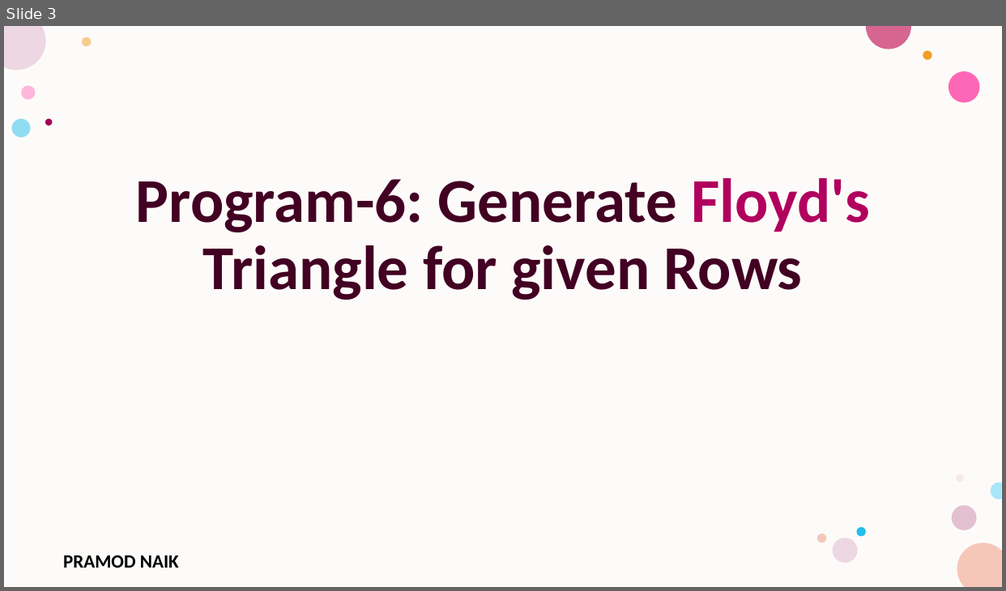
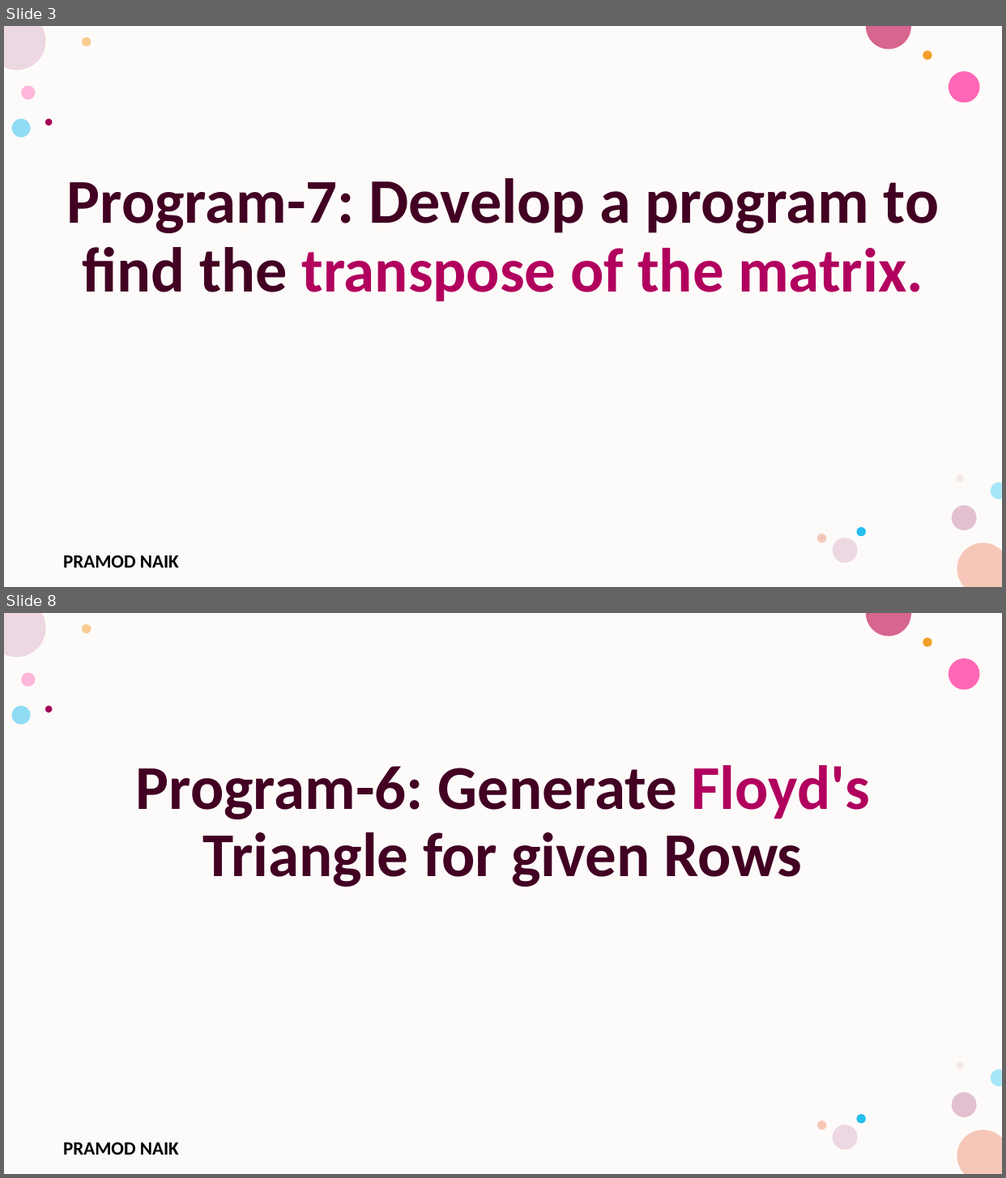
Before and after one commit to PRAMODNAIK-DEV/C-Programming-Lab-Engineering, a slide deck: Lab Programs.pptx. Shown one above the other, each under a label of ours: slide 3 before the commit, slides 3 and 8 after it; the slides between them are not shown. The pictures are 1006x591 and 1006x1178 pixels, drawn with LibreOffice and Linux fonts; fonts in the diff are those of the drawing; background and template pictures are left out. Boxes give left, top, right and bottom in pixels: in the first picture for what was removed or moved away, otherwise in the second. Text is boxed around its words. In the diff, an @@ line names an element or a change of style, - is before the commit and + after.

Commit message:
Completed Program-7

```diff
--- a/Lab Programs.pptx
+++ b/Lab Programs.pptx
@@ slide 3 added at <box>4,26,1002,587</box>, background #FFFFFF; not listed: 17 template elements that a slide beside it also shows @@
@@ text added at <box>67,178,939,301</box>, 60 pt, text #420023, bold @@
+Program-7: Develop a program to find the transpose of the matrix.
@@ what was slide 3 is now slide 8 @@
```
Also in this commit, not shown: 4 other slides added, 1 other file.
